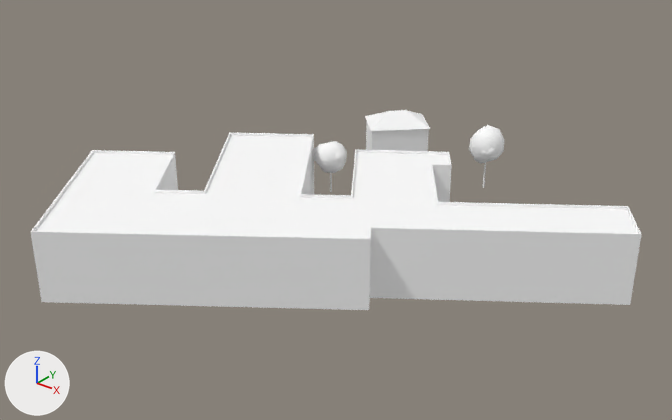
The glTF model cities/arlov-borggatan/pack/tiles/c-10_-1.glb: old version first, new version second.
Camera for both pictures: a 50 mm camera at (-457.4, -183.1, 98.0) aimed at (-567.2, -45.9, 13.0). Lighting does not change. The marker at lower left points along +X, +Y and +Z. The picture after the commit comes second. Where no turn or scale is listed for an object, it has been applied to the vertices. Vertices at exactly the same position are counted once.

In view in the first picture: 'SM_Building_w208684050', 'SM_Landmark_w89610372_Varbo', 'SM_Trees_-10_-1'.
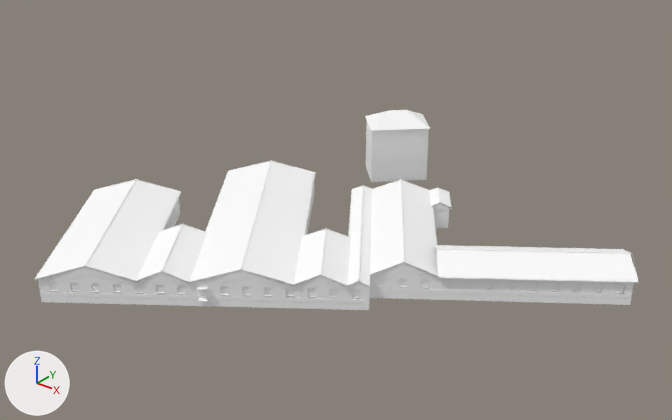
The newer file is also turned or shifted as a whole; pictures and numbers use the older file's frame.

Pixel boxes [x1, y1, x2, y2] of what changed, in the pictures (672 x 420 px; the box of a moved part takes in the faces that stretch with it):
'SM_Landmark_w89610372_Varbo', deleted
    before: [31, 132, 642, 304]
    faces in mat_m_wall_plaster_ivory_upper (white #ffffff): [31, 138, 641, 304]
    faces in mat_m_roof_flat_tar (white #ffffff): [31, 132, 641, 239]
    faces in mat_m_wall_plaster_ivory_blank (white #ffffff): [31, 133, 642, 242]
'SM_Custom_w89610372_Varbo', added
    after: [34, 160, 639, 304]
    faces in mat_m_roof_tiles_red (white #ffffff): [35, 161, 639, 286]
    faces in mat_m_wall_plaster_ivory_upper (white #ffffff): [38, 181, 634, 300]
    faces in mat_m_stonewall (white #ffffff): [40, 189, 632, 304]
    faces in mat_m_wall_brick_red_blank (white #ffffff): [46, 165, 625, 298]
    faces in mat_m_window_pane (white #ffffff): [49, 202, 624, 297]
'SM_Trees_-10_-1', deleted
    before: [314, 125, 504, 192]
    faces in mat_m_leaf (white #ffffff): [314, 125, 504, 173]
part 1 of me_sm_building_w208684050, moved or reshaped
    before: [366, 120, 429, 151]
    after: [366, 120, 429, 180]

Edits to the bpy script that builds the scene:
```text
Change me_sm_building_w208684050:
    remove me_sm_building_w208684050.from_pydata(...)  # 62 vertices, 66 faces; spans x -57.1..57.1, y -50.1..50.1, z -9.3..9.3
    add me_sm_building_w208684050.from_pydata(...)  # 76 vertices, 86 faces; spans x -57.1..57.1, y -50.1..50.1, z -9.3..9.4
    me_sm_building_w208684050 part 1: the loose piece of 12 vertices spanning x -21.7..-5.1, y 33.0..49.6, z -7.1..6.4 is moved by (0.0, 0.0, 0.1)
    other edits to the shape of me_sm_building_w208684050 do not show in these pictures
Remove ob_sm_landmark_w89610372_varbo:
    ob_sm_landmark_w89610372_varbo = bpy.data.objects.new('SM_Landmark_w89610372_Varbo', me_sm_landmark_w89610372_varbo)
Remove ob_sm_trees__10__1:
    ob_sm_trees__10__1 = bpy.data.objects.new('SM_Trees_-10_-1', me_sm_trees__10__1)
Add ob_sm_custom_w89610372_varbo:
    ob_sm_custom_w89610372_varbo = bpy.data.objects.new('SM_Custom_w89610372_Varbo', me_sm_custom_w89610372_varbo)  # 4520 vertices, 5313 faces; spans x -58.1..58.1, y -42.3..42.3, z -3.5..3.5; in mat_m_wall_plaster_ivory_upper (white #ffffff), mat_m_wall_brick_red_blank (white #ffffff), mat_m_window_pane (white #ffffff), mat_m_wall_plaster_white_blank (white #ffffff), mat_m_fixture_metal (white #ffffff), mat_m_wall_plaster_ivory_blank (white #ffffff), mat_m_stonewall (white #ffffff), mat_m_wall_wood_brown_blank (white #ffffff), mat_m_roof_metal_grey (white #ffffff), mat_m_roof_tiles_red (white #ffffff), mat_m_roof_metal_blue (white #ffffff)
    ob_sm_custom_w89610372_varbo.location = (-567.1, -55.1, 7.0)
```
